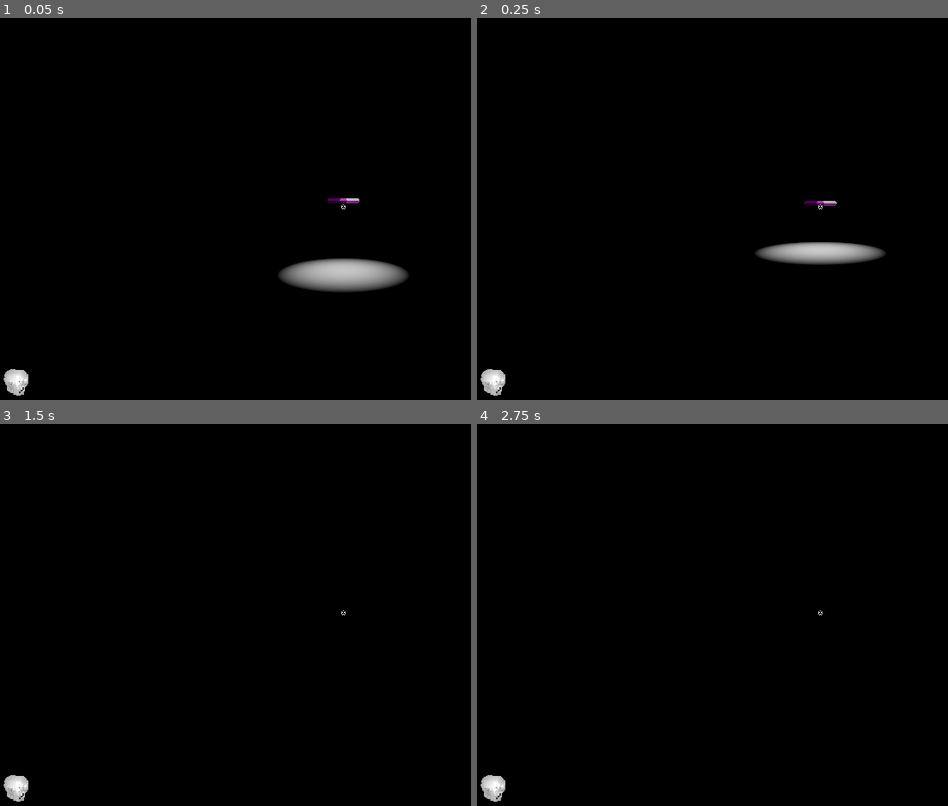
Above: before the commit, frames 1-4 (two rows, left to right).
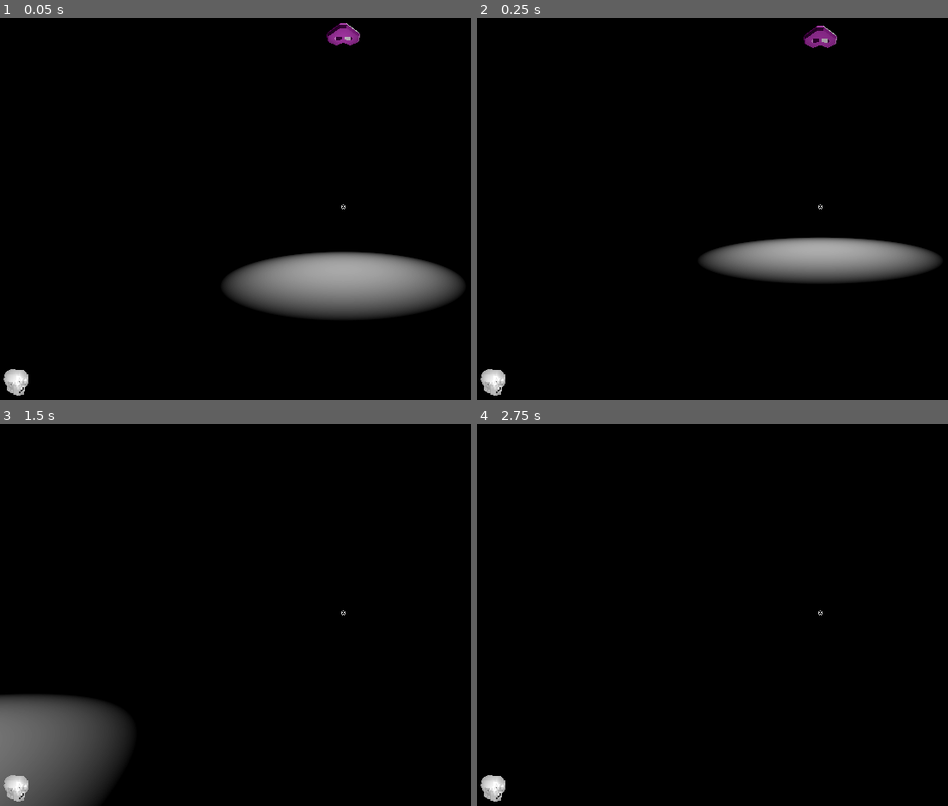
Above: after the commit, the same moments.

Repository: NykolaR/GGJ2026
Game: Godot game, scene res://scenes/debug/debug.tscn
The game is run twice, just before and just after one commit, with the same random seed, the same clock (stepped at 60 frames per second) and the same inputs.
Inputs (mouse positions are in pixels of both pictures, inside the frame that each line leads up to):
- Up to frame 1 (0.05 s): no input
- Up to frame 2 (0.25 s): no input
- Up to frame 3 (1.5 s): tap Enter (ui_accept) at 0.5, 0.77 s; move the mouse to (381, 611) at 0.52 s; hold Space (action) 0.53-1.28 s; hold W (move_up) from 0.53 s (still down); click (381, 611) at 0.8 s; move the mouse to (310, 615) at 1.27 s; click (310, 615) at 1.35 s
- Up to frame 4 (2.75 s): keep holding W (move_up); tap Enter (ui_accept) at 1.52, 2 s; tap Space (action) at 1.55 s; move the mouse to (839, 607) at 2.02 s; hold Space (action) from 2.03 s (still down); click (839, 607) at 2.3 s

The runs differ from the first frame. In frame 1, 6.5% of the frame differs, in the area x 47-99%, y 1-79%; in frame 2, 4.5%; in frame 3, 6.7%, in the area x 0-28%, y 71-100%; in frame 4, nothing differs.

Commit message:
gameloop

Diff:
--- a/ggj-2026/scenes/debug/debug.tscn
+++ b/ggj-2026/scenes/debug/debug.tscn
@@ -1,7 +1,9 @@
 [gd_scene format=3 uid="uid://bqj60x1nsw1w0"]
 
 [ext_resource type="PackedScene" uid="uid://da11xn34k4j06" path="res://scenes/world/stage.tscn" id="1_fym4n"]
+[ext_resource type="PackedScene" uid="uid://dgdyc0n7bgbsk" path="res://scenes/game_manager.tscn" id="1_hxnlu"]
 [ext_resource type="PackedScene" uid="uid://d03ii0poyajaw" path="res://scenes/player/player.tscn" id="2_pa0g8"]
+[ext_resource type="PackedScene" uid="uid://b7akgn8qr8qh2" path="res://scenes/enemy/mask_spawner_spawner.tscn" id="4_hxnlu"]
 [ext_resource type="PackedScene" uid="uid://5qw3bffoese7" path="res://scenes/enemy/spawning_mask/spawning_mask.tscn" id="4_oa6p7"]
 
 [sub_resource type="ProceduralSkyMaterial" id="ProceduralSkyMaterial_fym4n"]
@@ -21,6 +23,8 @@
 
 [node name="Debug" type="Node3D" unique_id=1680230417]
 
+[node name="GameManager" parent="." unique_id=942270679 instance=ExtResource("1_hxnlu")]
+
 [node name="DirectionalLight3D" type="DirectionalLight3D" parent="." unique_id=1637109102]
 transform = Transform3D(-0.8660254, -0.43301278, 0.25, 0, 0.49999997, 0.86602545, -0.50000006, 0.75, -0.43301266, 0, 0, 0)
 visible = false
@@ -37,7 +41,7 @@
 
 [node name="SpawningMask" parent="." unique_id=689310269 instance=ExtResource("4_oa6p7")]
 process_mode = 4
-transform = Transform3D(-1, 8.742278e-08, -3.821371e-15, 0, -4.371139e-08, -1, -8.742278e-08, -1, 4.371139e-08, 0, 1.1, 0)
+transform = Transform3D(-1, 8.742278e-08, -3.821371e-15, 0, -4.371139e-08, -1, -8.742278e-08, -1, 4.371139e-08, 0, 3.1, 0)
 
 [node name="Mask" parent="SpawningMask" index="0" unique_id=1479358489]
 process_mode = 3
@@ -48,9 +52,15 @@
 
 [node name="SpotLight3D" type="SpotLight3D" parent="SpawningMask" unique_id=932291403]
 transform = Transform3D(1, -1.7484555e-07, 1.5285484e-14, -1.7484555e-07, -1, 8.742277e-08, 0, -8.742277e-08, -1, 0, 0, -0.8)
-spot_range = 2.5
-spot_angle = 25.0
+spot_range = 8.8
+spot_angle = 20.0
 
+[node name="MaskSpawnerSpawner" parent="." unique_id=1275169239 instance=ExtResource("4_hxnlu")]
+transform = Transform3D(1, 0, 0, 0, 1, 0, 0, 0, 1, 0, 7, 0)
+
+[connection signal="tree_exiting" from="Player" to="GameManager" method="gameover"]
 [connection signal="mask_grabbed" from="SpawningMask/Mask" to="SpawningMask" method="queue_free"]
+[connection signal="mask_grabbed" from="SpawningMask/Mask" to="MaskSpawnerSpawner" method="start"]
+[connection signal="mask_grabbed" from="SpawningMask/Mask" to="GameManager" method="set_physics_process" binds= [true]]
 
 [editable path="SpawningMask"]
--- a/ggj-2026/scenes/enemy/chasing_enemy/chasing_enemy.tscn
+++ b/ggj-2026/scenes/enemy/chasing_enemy/chasing_enemy.tscn
@@ -2,15 +2,17 @@
 
 [ext_resource type="PackedScene" uid="uid://b8kagop8tvnh" path="res://scenes/enemy/enemy.tscn" id="1_t7t1x"]
 [ext_resource type="Script" uid="uid://bu5j2nxm3u2i6" path="res://scenes/enemy/chasing_enemy/chasing_enemy.gd" id="2_6qxeq"]
-[ext_resource type="PackedScene" uid="uid://1b6wiypokfwr" path="res://scenes/enemy/spawning_mask/bases/mask_base_heart.tscn" id="3_gmljo"]
+
+[sub_resource type="SphereShape3D" id="SphereShape3D_6qxeq"]
+radius = 0.2
 
 [node name="ChasingEnemy" unique_id=689310269 instance=ExtResource("1_t7t1x")]
 script = ExtResource("2_6qxeq")
-speed = 0.13
-steer_speed = 0.08
+speed = 0.04
+steer_speed = 0.03
 health = 2
 
-[node name="MaskBaseHeart" parent="." index="1" unique_id=1027750743 instance=ExtResource("3_gmljo")]
-transform = Transform3D(0.2, 0, 0, 0, 0.2, 0, 0, 0, 0.2, 0, 0, 0)
+[node name="CollisionShape3D" parent="." index="0" unique_id=1436251806]
+shape = SubResource("SphereShape3D_6qxeq")
 
 [connection signal="body_entered" from="." to="." method="_on_body_entered"]
--- a/ggj-2026/scenes/enemy/enemy.tscn
+++ b/ggj-2026/scenes/enemy/enemy.tscn
@@ -12,3 +12,4 @@
 
 [node name="CollisionShape3D" type="CollisionShape3D" parent="." unique_id=1436251806]
 shape = SubResource("SphereShape3D_883im")
+debug_color = Color(0.9934134, 0, 0.24475053, 0.41960785)
--- /dev/null
+++ b/ggj-2026/scenes/enemy/mask_spawner_spawner.gd
@@ -0,0 +1,22 @@
+extends Node3D
+
+const MASKSPAWNER: PackedScene = preload("res://scenes/enemy/spawning_mask/spawning_mask.tscn")
+var mask_spawner_count: int = 2
+
+func start() -> void:
+	_on_timer_timeout()
+	$Timer.start()
+
+
+func _on_timer_timeout() -> void:
+	for i in mask_spawner_count:
+		if randf() < 0.3:
+			spawn_spawner()
+		if randf() < 0.05:
+			mask_spawner_count += 1
+
+
+func spawn_spawner() -> void:
+	var ns: Node3D = MASKSPAWNER.instantiate()
+	ns.position = (Vector3.FORWARD * 13).rotated(Vector3.UP, randf() * PI * 2.0)
+	add_child(ns)
--- /dev/null
+++ b/ggj-2026/scenes/enemy/mask_spawner_spawner.tscn
@@ -0,0 +1,11 @@
+[gd_scene format=3 uid="uid://b7akgn8qr8qh2"]
+
+[ext_resource type="Script" uid="uid://624bkj54p4u7" path="res://scenes/enemy/mask_spawner_spawner.gd" id="1_6r6ou"]
+
+[node name="MaskSpawnerSpawner" type="Node3D" unique_id=1275169239]
+script = ExtResource("1_6r6ou")
+
+[node name="Timer" type="Timer" parent="." unique_id=1958945801]
+wait_time = 5.0
+
+[connection signal="timeout" from="Timer" to="." method="_on_timer_timeout"]
--- a/ggj-2026/scenes/enemy/spawning_mask/spawning_mask.gd
+++ b/ggj-2026/scenes/enemy/spawning_mask/spawning_mask.gd
@@ -27,7 +27,8 @@
 	$CollisionShape3D.disabled = true
 	$Mask.scale = Vector3.ONE * 0.2
 	$Mask.process_mode = Node.PROCESS_MODE_INHERIT
-	$Mask.mask_grabbed.connect(queue_free)
+	if not $Mask.mask_grabbed.is_connected(queue_free):
+		$Mask.mask_grabbed.connect(queue_free)
 	$Mask.apply_torque_impulse(Vector3(randf_range(-1,1), randf_range(-1,1), randf_range(-1,1)))
 	$SpawnTimer.stop()
 	$RespawnTimer.start()
@@ -37,6 +38,11 @@
 func _on_spawn_timer_timeout() -> void:
 	for i in spawn_count:
 		var ne: ChasingEnemy = CHASING_ENEMY.instantiate()
+		var nem: Node3D = $Mask.duplicate()
+		nem.set_script(null)
+		nem.transform = Transform3D.IDENTITY
+		nem.scale = Vector3.ONE * 0.2
+		ne.add_child(nem)
 		add_sibling(ne)
 		ne.global_transform = $SpawnTransform.global_transform
 		ne.global_position += Vector3(randf_range(-1, 1), 0, randf_range(-1, 1))
--- a/ggj-2026/scenes/enemy/spawning_mask/spawning_mask.tscn
+++ b/ggj-2026/scenes/enemy/spawning_mask/spawning_mask.tscn
@@ -20,11 +20,20 @@
 fill_to = Vector2(0.5, 0)
 metadata/_snap_enabled = true
 
+[sub_resource type="StandardMaterial3D" id="StandardMaterial3D_rv0x0"]
+transparency = 1
+shading_mode = 2
+albedo_color = Color(5.912981, 0.63325053, 0, 1)
+albedo_texture = SubResource("GradientTexture2D_1e33p")
+emission = Color(2.4907243, 0.15748014, 0, 1)
+emission_energy_multiplier = 6.0
+
 [sub_resource type="StandardMaterial3D" id="StandardMaterial3D_6i54l"]
 transparency = 1
 shading_mode = 2
 albedo_color = Color(5.912981, 0.63325053, 0, 1)
 albedo_texture = SubResource("GradientTexture2D_1e33p")
+emission_enabled = true
 emission = Color(2.4907243, 0.15748014, 0, 1)
 emission_energy_multiplier = 6.0
 
@@ -49,6 +58,11 @@
 [node name="Glow" type="MeshInstance3D" parent="." index="5" unique_id=482499711]
 transform = Transform3D(-1, 0, -8.742278e-08, 0, 1, 0, 8.742278e-08, 0, -1, 0, 0, 0.51771086)
 mesh = SubResource("QuadMesh_rv0x0")
+surface_material_override/0 = SubResource("StandardMaterial3D_rv0x0")
+
+[node name="Glow2" type="MeshInstance3D" parent="Glow" index="0" unique_id=1278670086]
+transform = Transform3D(0.3, 0, 1.907191e-08, 0, 0.3, 0, -1.907191e-08, 0, 0.3, 3.3546579e-09, 0, 0.052768596)
+mesh = SubResource("QuadMesh_rv0x0")
 surface_material_override/0 = SubResource("StandardMaterial3D_6i54l")
 
 [connection signal="timeout" from="SpawnTimer" to="." method="_on_spawn_timer_timeout"]
--- /dev/null
+++ b/ggj-2026/scenes/game_manager.gd
@@ -0,0 +1,25 @@
+extends Node
+
+var survived_frames: int = 0
+
+
+func _ready() -> void:
+	set_physics_process(false)
+	set_process_input(false)
+
+
+func _input(event: InputEvent) -> void:
+	if event.is_action_pressed("action"):
+		get_tree().reload_current_scene()
+
+
+
+func _physics_process(delta: float) -> void:
+	survived_frames += 1
+
+
+func gameover() -> void:
+	set_physics_process(false)
+	$GameOver.text = "YOU HAVE PERISHED\n\n"
+	$GameOver.text += "YOU SURVIVED " + str(survived_frames / 60.0) + " SECONDS"
+	set_process_input(true)
--- /dev/null
+++ b/ggj-2026/scenes/game_manager.tscn
@@ -0,0 +1,12 @@
+[gd_scene format=3 uid="uid://dgdyc0n7bgbsk"]
+
+[ext_resource type="Script" uid="uid://bi6amp0uwy2li" path="res://scenes/game_manager.gd" id="1_hwd4i"]
+
+[node name="GameManager" type="Node" unique_id=942270679]
+script = ExtResource("1_hwd4i")
+
+[node name="GameOver" type="Label" parent="." unique_id=1399074919]
+offset_right = 40.0
+offset_bottom = 23.0
+horizontal_alignment = 1
+vertical_alignment = 1
Not shown, added: ggj-2026/scenes/enemy/mask_spawner_spawner.gd.uid
Not shown, added: ggj-2026/scenes/game_manager.gd.uid
